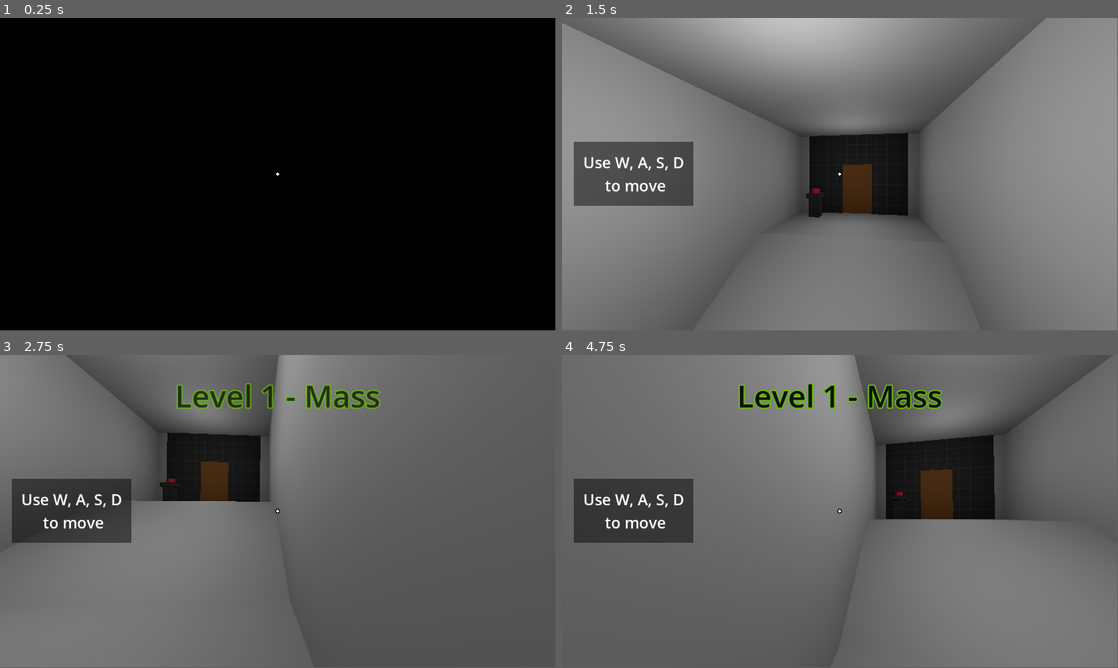
Above: before the commit, frames 1-4 (two rows, left to right).
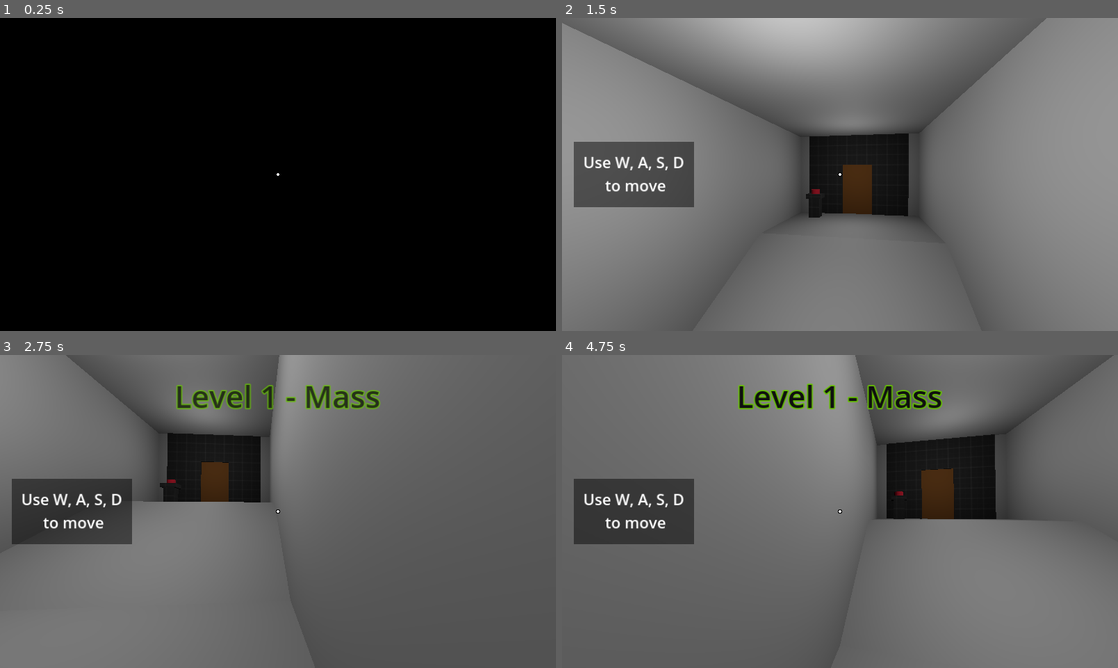
Above: after the commit, the same moments.

Repository: Radian6405/Rescale
Game: Godot game, scene res://levels/Chapter 1/level_1_1.tscn
Same seed, same stepped clock (60 frames per second), same inputs: the game is played once before the commit and once after it.
Inputs (mouse positions are in pixels of both pictures, inside the frame that each line leads up to):
- Up to frame 1 (0.25 s): no input
- Up to frame 2 (1.5 s): tap Enter at 0.5 s; move the mouse to (867, 171) at 0.52 s; hold D (move_right) 0.53-1.28 s; tap Q (decrease_size) at 0.6 s; tap Space (jump) at 0.77 s; move the mouse to (812, 174) at 1.27 s; hold S (move_back) from 1.28 s (still down); click (812, 174) at 1.35 s
- Up to frame 3 (2.75 s): tap Space (jump) at 1.52 s; move the mouse to (289, 505) at 2.02 s; release S (move_back) at 2.03 s; hold D (move_right) from 2.03 s (still down); tap E (increase_size) at 2.1 s
- Up to frame 4 (4.75 s): move the mouse to (834, 514) at 2.77 s; tap F (interact) at 2.85 s; tap Space (jump) at 3.02, 3.77, 4.52 s; move the mouse to (878, 514) at 3.52 s; release D (move_right) at 3.53 s; hold A (move_left) from 3.53 s (still down); tap W (move_front) at 3.6 s; move the mouse to (795, 508) at 4.27 s; tap Shift (sprint) at 4.35 s
In our replay, the window is 799x449 before the commit and 800x450 after it. These sizes can differ from the game's own. Grey fills any space a smaller window leaves; there, only what the larger window draws over its background counts as a difference.

The runs differ from the first frame. In frame 1, less than 0.1% of the frame differs, in the area x 49-51%, y 49-51%; in frame 2, 0.6%; in frame 3, 1.1%; in frame 4, 1.4%, in the area x 2-100%, y 0-100%.

Commit message:
feat: added title card and icon cards for levels -- game ui now scales with window size

Diff:
--- a/project.godot
+++ b/project.godot
@@ -14,6 +14,10 @@
 run/main_scene="res://levels/Chapter 1/level_1_1.tscn"
 config/features=PackedStringArray("4.2", "Forward Plus")
 boot_splash/show_image=false
+
+[display]
+
+window/stretch/mode="canvas_items"
 
 [input]
 
--- a/scenes/menus/main_menu.tscn
+++ b/scenes/menus/main_menu.tscn
@@ -6,6 +6,10 @@
 [ext_resource type="PackedScene" uid="uid://m4osbyi6q6ct" path="res://scenes/pickups/cylinder_pickup.tscn" id="3_eg2gw"]
 [ext_resource type="PackedScene" uid="uid://b7w7om0kedcoi" path="res://scenes/pickups/sphere_pickup.tscn" id="4_0rofk"]
 [ext_resource type="Shader" uid="uid://dp0lrptnkt8sf" path="res://assets/shaders/blur.tres" id="6_26yb7"]
+[ext_resource type="Texture2D" uid="uid://dhna1qbatjclb" path="res://assets/textures/rescale_title.png" id="6_rfi2o"]
+[ext_resource type="Texture2D" uid="uid://245bcucflsta" path="res://assets/textures/mass.png" id="8_x3u04"]
+[ext_resource type="Texture2D" uid="uid://dy4t6ajx1xrl4" path="res://assets/textures/scale.png" id="9_j274a"]
+[ext_resource type="Texture2D" uid="uid://pfj8m7vcw17q" path="res://assets/textures/velocity.png" id="10_cfdqy"]
 
 [sub_resource type="ProceduralSkyMaterial" id="ProceduralSkyMaterial_vllwb"]
 sky_horizon_color = Color(0.64625, 0.65575, 0.67075, 1)
@@ -151,13 +155,20 @@
 [sub_resource type="StyleBoxFlat" id="StyleBoxFlat_602o4"]
 bg_color = Color(0.109804, 0.109804, 0.109804, 0.737255)
 
-[sub_resource type="StyleBoxFlat" id="StyleBoxFlat_la62k"]
-bg_color = Color(0.278991, 0.278991, 0.278991, 1)
-corner_radius_top_left = 10
-corner_radius_top_right = 10
-
-[sub_resource type="PlaceholderTexture2D" id="PlaceholderTexture2D_wqlmk"]
-size = Vector2(200, 200)
+[sub_resource type="StyleBoxFlat" id="StyleBoxFlat_00axm"]
+bg_color = Color(0.913725, 0.164706, 0.164706, 1)
+corner_radius_top_left = 10
+corner_radius_top_right = 10
+
+[sub_resource type="StyleBoxFlat" id="StyleBoxFlat_u10tl"]
+bg_color = Color(0.866667, 0.760784, 0, 1)
+corner_radius_top_left = 10
+corner_radius_top_right = 10
+
+[sub_resource type="StyleBoxFlat" id="StyleBoxFlat_qng1n"]
+bg_color = Color(0.188235, 0.752941, 0.482353, 1)
+corner_radius_top_left = 10
+corner_radius_top_right = 10
 
 [sub_resource type="StyleBoxFlat" id="StyleBoxFlat_3srw5"]
 bg_color = Color(0.456015, 0, 0.0782013, 1)
@@ -282,12 +293,29 @@
 outline_modulate = Color(0, 0, 0, 0)
 
 [node name="MainControl" type="Control" parent="."]
+visible = false
 layout_mode = 3
 anchors_preset = 15
 anchor_right = 1.0
 anchor_bottom = 1.0
 grow_horizontal = 2
 grow_vertical = 2
+
+[node name="BoxContainer" type="BoxContainer" parent="MainControl"]
+layout_mode = 1
+anchors_preset = 10
+anchor_right = 1.0
+offset_top = -35.0
+offset_bottom = 365.0
+grow_horizontal = 2
+alignment = 1
+
+[node name="TextureRect" type="TextureRect" parent="MainControl/BoxContainer"]
+custom_minimum_size = Vector2(700, 400)
+layout_mode = 2
+texture = ExtResource("6_rfi2o")
+expand_mode = 1
+stretch_mode = 4
 
 [node name="VBoxContainer" type="VBoxContainer" parent="MainControl"]
 custom_minimum_size = Vector2(300, 0)
@@ -391,7 +419,6 @@
 horizontal_alignment = 2
 
 [node name="LevelControl" type="Control" parent="."]
-visible = false
 layout_mode = 3
 anchors_preset = 15
 anchor_right = 1.0
@@ -446,58 +473,67 @@
 
 [node name="VBoxContainer" type="VBoxContainer" parent="LevelControl/VBoxContainer/HBoxContainer"]
 layout_mode = 2
-theme_override_constants/separation = 0
+theme_override_constants/separation = -1
 alignment = 1
 
 [node name="Level1Label" type="Label" parent="LevelControl/VBoxContainer/HBoxContainer/VBoxContainer"]
 custom_minimum_size = Vector2(200, 50)
 layout_mode = 2
-theme_override_colors/font_color = Color(1, 1, 1, 1)
+theme_override_colors/font_color = Color(0, 0, 0, 1)
 theme_override_font_sizes/font_size = 22
-theme_override_styles/normal = SubResource("StyleBoxFlat_la62k")
+theme_override_styles/normal = SubResource("StyleBoxFlat_00axm")
 text = "Level 1 - Mass"
 horizontal_alignment = 1
 vertical_alignment = 1
 
 [node name="Level1Button" type="TextureButton" parent="LevelControl/VBoxContainer/HBoxContainer/VBoxContainer"]
-layout_mode = 2
-texture_normal = SubResource("PlaceholderTexture2D_wqlmk")
+custom_minimum_size = Vector2(200, 200)
+layout_mode = 2
+texture_normal = ExtResource("8_x3u04")
+ignore_texture_size = true
+stretch_mode = 4
 
 [node name="VBoxContainer2" type="VBoxContainer" parent="LevelControl/VBoxContainer/HBoxContainer"]
 layout_mode = 2
-theme_override_constants/separation = 0
+theme_override_constants/separation = -1
 
 [node name="Level2Label" type="Label" parent="LevelControl/VBoxContainer/HBoxContainer/VBoxContainer2"]
 custom_minimum_size = Vector2(200, 50)
 layout_mode = 2
-theme_override_colors/font_color = Color(1, 1, 1, 1)
+theme_override_colors/font_color = Color(0, 0, 0, 1)
 theme_override_font_sizes/font_size = 22
-theme_override_styles/normal = SubResource("StyleBoxFlat_la62k")
+theme_override_styles/normal = SubResource("StyleBoxFlat_u10tl")
 text = "Level 2 - Scale"
 horizontal_alignment = 1
 vertical_alignment = 1
 
 [node name="Level2Button" type="TextureButton" parent="LevelControl/VBoxContainer/HBoxContainer/VBoxContainer2"]
-layout_mode = 2
-texture_normal = SubResource("PlaceholderTexture2D_wqlmk")
+custom_minimum_size = Vector2(200, 200)
+layout_mode = 2
+texture_normal = ExtResource("9_j274a")
+ignore_texture_size = true
+stretch_mode = 4
 
 [node name="VBoxContainer3" type="VBoxContainer" parent="LevelControl/VBoxContainer/HBoxContainer"]
 layout_mode = 2
-theme_override_constants/separation = 0
+theme_override_constants/separation = -1
 
 [node name="Level3Label" type="Label" parent="LevelControl/VBoxContainer/HBoxContainer/VBoxContainer3"]
 custom_minimum_size = Vector2(200, 50)
 layout_mode = 2
-theme_override_colors/font_color = Color(1, 1, 1, 1)
+theme_override_colors/font_color = Color(0, 0, 0, 1)
 theme_override_font_sizes/font_size = 22
-theme_override_styles/normal = SubResource("StyleBoxFlat_la62k")
+theme_override_styles/normal = SubResource("StyleBoxFlat_qng1n")
 text = "Level 3 - Velocity"
 horizontal_alignment = 1
 vertical_alignment = 1
 
 [node name="Level3Button" type="TextureButton" parent="LevelControl/VBoxContainer/HBoxContainer/VBoxContainer3"]
-layout_mode = 2
-texture_normal = SubResource("PlaceholderTexture2D_wqlmk")
+custom_minimum_size = Vector2(200, 200)
+layout_mode = 2
+texture_normal = ExtResource("10_cfdqy")
+ignore_texture_size = true
+stretch_mode = 4
 
 [node name="BoxContainer" type="BoxContainer" parent="LevelControl/VBoxContainer"]
 layout_mode = 2
Binary file added: assets/textures/mass.png
Not shown, added: assets/textures/mass.png.import
Binary file added: assets/textures/rescale_title.png
Not shown, added: assets/textures/rescale_title.png.import
Binary file added: assets/textures/scale.png
Not shown, added: assets/textures/scale.png.import
Binary file added: assets/textures/velocity.png
Not shown, added: assets/textures/velocity.png.import
Not shown: 1 places in scenes/menus/main_menu.tscn that only renumber resources
